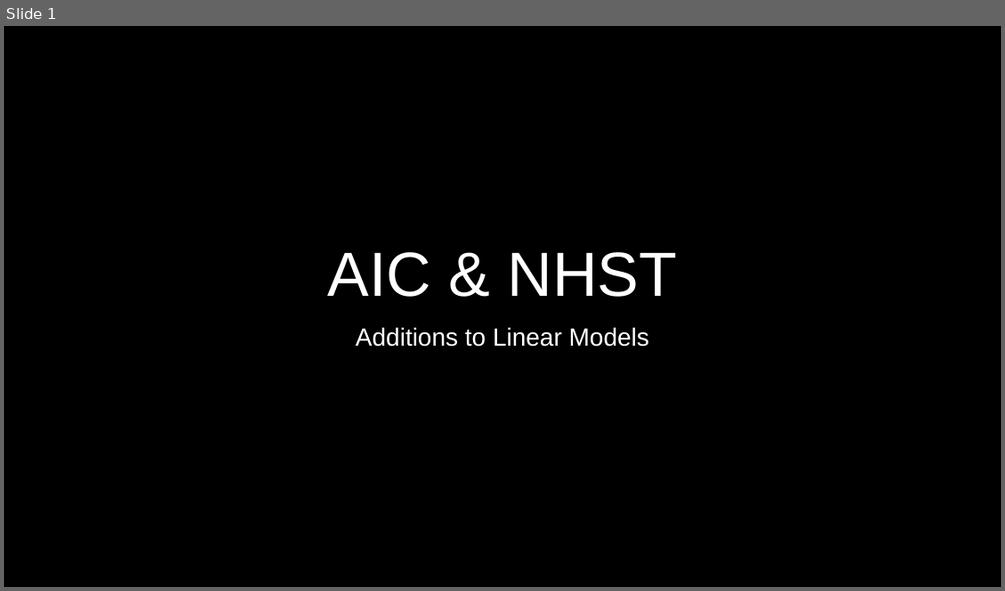
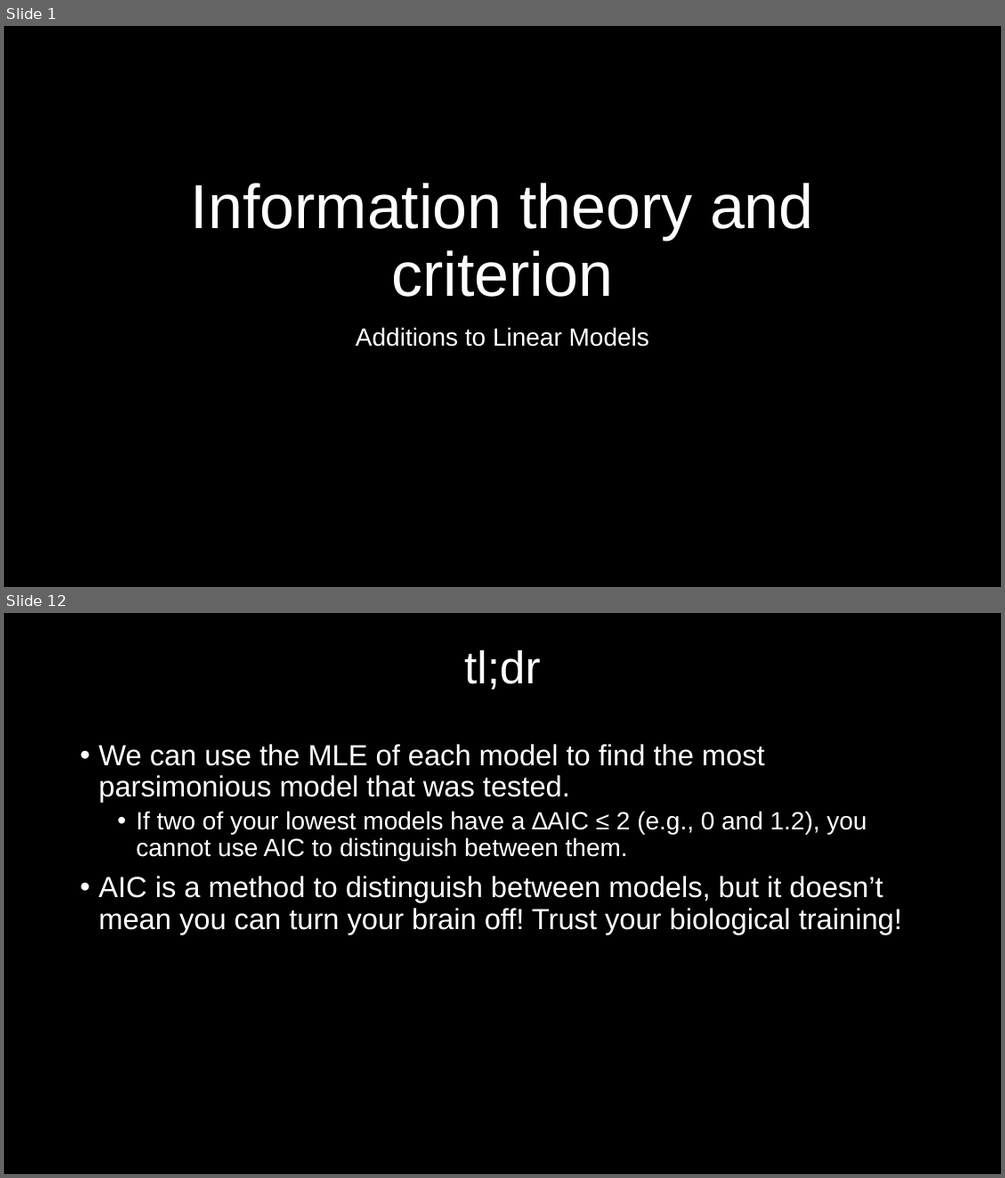
Before and after one commit to DeonRoos/stats-for-biologists, a slide deck: Lectures/Lecture 09.2 AIC.pptx. Shown one above the other, each under a label of ours: slide 1 before the commit, slides 1 and 12 after it; the slides between them are not shown. The pictures are 1005x591 and 1005x1178 pixels, drawn with LibreOffice and Linux fonts; fonts in the diff are those of the drawing. Boxes give left, top, right and bottom in pixels: in the first picture for what was removed or moved away, otherwise in the second. Text is boxed around its words. In the diff, an @@ line names an element or a change of style, - is before the commit and + after.

```diff
--- a/Lectures/Lecture 09.2 AIC.pptx
+++ b/Lectures/Lecture 09.2 AIC.pptx
@@ slide 12 added at bbox=[4, 613, 1001, 1174], background #000000 @@
@@ title added at bbox=[464, 649, 540, 690], 44 pt, text #FFFFFF @@
+tl;dr
@@ text added at bbox=[98, 744, 902, 934], 28 pt, text #FFFFFF @@
+• We can use the MLE of each model to find the most parsimonious model that was tested.
+  • If two of your lowest models have a ∆AIC ≤ 2 (e.g., 0 and 1.2), you cannot use AIC to distinguish between them.
+• AIC is a method to distinguish between models, but it doesn’t mean you can turn your brain off! Trust your biological training!
@@ slide 1 changed as well @@
@@ title at bbox=[191, 183, 814, 297]: text changed @@
-AIC & NHST
+Information theory and criterion
```
Also in this commit, not shown: 10 other slides added, 4 slides removed, 13 other files.
